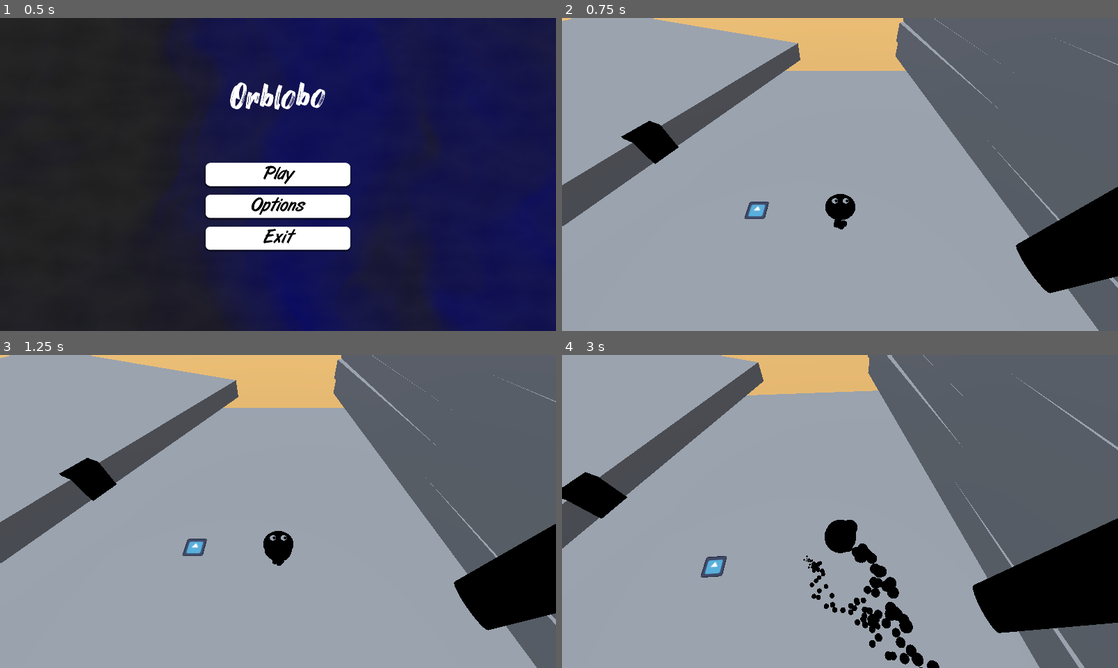
Above: before the commit, frames 1-4 (two rows, left to right).
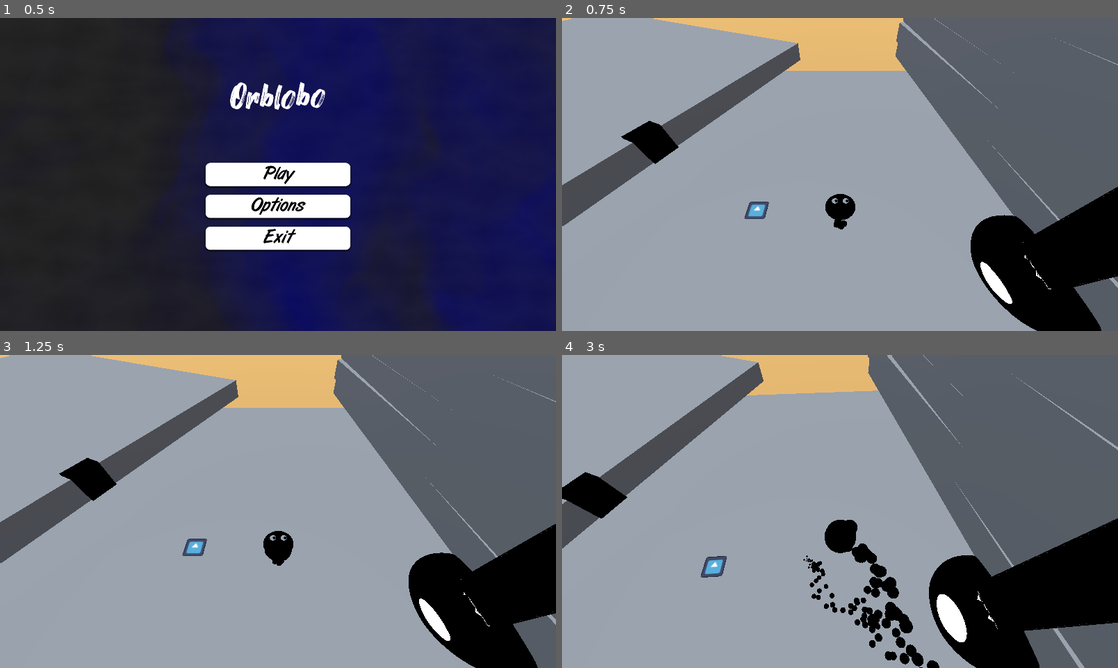
Above: after the commit, the same moments.

Repository: fossinating/trianglegamejam
Game: Godot game, scene res://levels/MainMenu.tscn
Two runs of this game, one before a commit and one after it. Both use one fixed random seed, a clock stepped at 60 frames per second and the inputs below. The engine's default icon, where the game draws it, is replaced by a stand-in: a white triangle on a blue panel in a dark square.
Inputs (mouse positions are in pixels of both pictures, inside the frame that each line leads up to):
- Up to frame 1 (0.5 s): no input
- Up to frame 2 (0.75 s): click "Play" at 0.5 s
- Up to frame 3 (1.25 s): no input
- Up to frame 4 (3 s): move the mouse to (962, 495) at 1.27 s; hold D (move_right) 1.28-2.03 s; tap Down (cam_down) at 1.35 s; click (962, 495) at 1.42 s; tap Space (jump) at 1.52, 2.27 s; move the mouse to (812, 511) at 2.02 s; hold W (move_up) from 2.03 s (still down); tap Left (cam_left) at 2.1 s; move the mouse to (851, 505) at 2.77 s; tap Right (cam_right) at 2.85 s

Frame 1 is identical in both runs. In frame 2, 4.1% of the frame differs, in the area x 73-100%, y 55-100%; in frame 3, 4.0%; in frame 4, 3.7%.

Commit message:
Improve Inkfall Shader again, add vertex movement

Diff:
--- a/entities/map elements/inkfall.tscn
+++ b/entities/map elements/inkfall.tscn
@@ -38,3 +38,10 @@
 radial_segments = 48
 rings = 24
 material = ExtResource("1_t4dnk")
+
+[node name="CSGSphere3D2" type="CSGSphere3D" parent="CSGCombiner3D"]
+transform = Transform3D(1, 0, 0, 0, 0.15, 0, 0, 0, 1, 0, -0.5, 0)
+radius = 1.5
+radial_segments = 48
+rings = 24
+material = ExtResource("1_t4dnk")
--- a/entities/props/shaders/scriptsAndDebug/fluidInBottle.gdshader
+++ b/entities/props/shaders/scriptsAndDebug/fluidInBottle.gdshader
@@ -1,20 +1,20 @@
 shader_type spatial;
 render_mode blend_mix, depth_draw_never, unshaded, cull_disabled;
 
-uniform vec3 baseColor : source_color;
-uniform float heightBias: hint_range(-3.0, 3.0, 0.01);
-uniform float heightCutoff: hint_range(-3.0, 3.0, 0.01);
+uniform vec3 baseColor : source_color = vec3(0.0, 0.0, 0.0);
+uniform float heightBias: hint_range(-3.0, 3.0, 0.01) = 1.0;
+uniform float heightCutoff: hint_range(-3.0, 3.0, 0.01) = 0.52;
 
 varying vec3 topVertex;
 varying vec3 world_position;
 
-uniform float speed;
-uniform float frequency;
-uniform float amplitude;
+uniform float speed = 3.0;
+uniform float frequency = 4.0;
+uniform float amplitude = 0.05;
 
-uniform float specular_power;
-uniform float specular_strength;
-uniform vec3 specular_color : source_color;
+uniform float specular_power = 1.0;
+uniform float specular_strength = 10000.0;
+uniform vec3 specular_color : source_color = vec3(0.0, 0.0, 0.0);
 
 void vertex() {
 	world_position = (MODEL_MATRIX * vec4(VERTEX, 1.0)).xyz;
--- a/levels/mat_inkfall_quantized.tres
+++ b/levels/mat_inkfall_quantized.tres
@@ -1,7 +1,24 @@
-[gd_resource type="ShaderMaterial" load_steps=2 format=3 uid="uid://b831uoslh0cxu"]
+[gd_resource type="ShaderMaterial" load_steps=4 format=3 uid="uid://b831uoslh0cxu"]
 
 [ext_resource type="Shader" path="res://levels/mat_inkfall_shader.gdshader" id="1_73fif"]
+
+[sub_resource type="Gradient" id="Gradient_ywhpf"]
+offsets = PackedFloat32Array(0.122951, 0.516393)
+
+[sub_resource type="GradientTexture1D" id="GradientTexture1D_ara0y"]
+gradient = SubResource("Gradient_ywhpf")
 
 [resource]
 render_priority = 0
 shader = ExtResource("1_73fif")
+shader_parameter/baseColor = Vector3(0, 0, 0)
+shader_parameter/specular_power = 1.0
+shader_parameter/specular_strength = 100000.0
+shader_parameter/specular_size = 3.0
+shader_parameter/specular_color = Vector3(1, 1, 1)
+shader_parameter/heightBias = 1.0
+shader_parameter/heightCutoff = 0.52
+shader_parameter/speed = 3.0
+shader_parameter/frequency = 3.0
+shader_parameter/amplitude = 0.03
+shader_parameter/fresnel_gradient = SubResource("GradientTexture1D_ara0y")
--- a/levels/mat_inkfall_shader.gdshader
+++ b/levels/mat_inkfall_shader.gdshader
@@ -1,8 +1,45 @@
 shader_type spatial;
 render_mode blend_mix, diffuse_toon, specular_toon;
 
+uniform vec3 baseColor = vec3(0.0, 0.0, 0.0);
+
+uniform float specular_power = 1;
+uniform float specular_strength = 100000;
+uniform float specular_size = 3;
+uniform vec3 specular_color = vec3(1.0, 1.0, 1.0);
+
+uniform sampler2D fresnel_gradient;
+
+uniform float heightBias: hint_range(-3.0, 3.0, 0.01) = 1.0;
+uniform float heightCutoff: hint_range(-3.0, 3.0, 0.01) = 0.52;
+
+varying vec3 topVertex;
+varying vec3 world_position;
+
+uniform float speed = 3;
+uniform float frequency = 3;
+uniform float amplitude = 0.03;
+
+void vertex() {
+	world_position = (MODEL_MATRIX * vec4(VERTEX, 1.0)).xyz;
+	vec3 world_pos = (INV_VIEW_MATRIX * vec4(VERTEX, 1.0)).xyz;
+	vec3 obj_pos = (inverse(MODEL_MATRIX) * vec4(world_pos, 1.0)).xyz;
+
+	vec3 fixedNorm = (MODEL_NORMAL_MATRIX * VERTEX).xyz ;
+	topVertex = clamp(fixedNorm,-10.0,10.0) * heightBias;
+
+	//vec3 worldTopVertex = world_position + vec3(0.0, sin(world_pos.y * frequency + TIME*speed)*amplitude*clamp(topVertex.y-0.1,0.0,1.0),0.0);
+	vec3 worldTopVertex = world_position + vec3(0.0, sin(world_pos.y * frequency + TIME*speed)*amplitude*clamp(1.0,0.0,1.0),0.0);
+	VERTEX = (inverse(MODEL_MATRIX) * vec4(worldTopVertex, 1.0)).xyz;
+}
+
 void fragment() {
-	ALBEDO = vec3(0.0, 0.0, 0.0);
+	ALBEDO = baseColor;
+	SPECULAR = 0.0;
+}
+
+float fresnel(float amount, vec3 normal, vec3 view){
+	return pow((1.0 - clamp(dot(normalize(normal), normalize(view)), 0.0, 1.0 )), amount);
 }
 
 float D_GGX(float cos_theta_m, float alpha)
@@ -33,8 +70,16 @@
 }
 
 void light() {
+	float attenuation = smoothstep(0.2, 0.25, ATTENUATION);
+
+	vec3 addedCam = normalize(VIEW + LIGHT);
+	float vDotL = clamp(dot(NORMAL, addedCam), 0.0, 1.0);
+     // using custom attenuation for specular highlights
+	vDotL = pow(vDotL * attenuation, 120)*specular_size;
+	vDotL = smoothstep(0.8, 0.81, vDotL);
+
 	float NdotL = max(dot(NORMAL, LIGHT), 0.0);
-	DIFFUSE_LIGHT += step(0.5, clamp(dot(NORMAL, LIGHT), 0.0, 1.0) * ATTENUATION * LIGHT_COLOR);
+	DIFFUSE_LIGHT += step(0.5, clamp(dot(NORMAL, LIGHT), 0.0, 1.0) * attenuation * LIGHT_COLOR);
 
 	vec3 halfway = normalize(VIEW + LIGHT);
 	float NdotH = max(dot(NORMAL, halfway), 0.0);
@@ -53,18 +98,23 @@
 
 	float specular_blob_intensity = .25;
 
-	if (length(specular_brdf_NL * LIGHT_COLOR * specular_blob_intensity * ATTENUATION) < 0.003)
-	{
-		SPECULAR_LIGHT += 0.0;
+	float specular = pow(vDotL, specular_power) * specular_strength;
+	if(specular>0.005){
+		SPECULAR_LIGHT += specular_color.rgb;
 	}
-	else if (length(specular_brdf_NL * LIGHT_COLOR * specular_blob_intensity * ATTENUATION) > 0.01)
-	{
-		SPECULAR_LIGHT += 1.0;
-	}
-	else
-	{
-		SPECULAR_LIGHT += specular_brdf_NL * LIGHT_COLOR * specular_blob_intensity * ATTENUATION * .5;
-	}
+
+	//if (length(specular_brdf_NL * LIGHT_COLOR * specular_blob_intensity * attenuation) < 0.003)
+	//{
+		//SPECULAR_LIGHT += 0.0;
+	//}
+	//else if (length(specular_brdf_NL * LIGHT_COLOR * specular_blob_intensity * attenuation) > 0.01)
+	//{
+		//SPECULAR_LIGHT += 1.0;
+	//}
+	//else
+	//{
+		//SPECULAR_LIGHT += specular_brdf_NL * LIGHT_COLOR * specular_blob_intensity * attenuation * .5;
+	//}
 
 	//SPECULAR_LIGHT += step(0.005, specular_brdf_NL * LIGHT_COLOR * specular_blob_intensity * ATTENUATION);
 }
--- a/levels/shderAndModelTest.tscn
+++ b/levels/shderAndModelTest.tscn
@@ -173,7 +173,7 @@
 fov = 53.4375
 
 [node name="filledInkBottleWithCorkV2" parent="." instance=ExtResource("4_qsmfa")]
-transform = Transform3D(-0.643516, -0.0223524, 0.765108, 0.00905775, 0.999281, 0.0368124, -0.765382, 0.0306194, -0.642852, -0.125243, 5.88301, 9.62588)
+transform = Transform3D(-0.643637, -0.0217739, 0.765023, 0.00907903, 0.999308, 0.0360809, -0.76528, 0.0301685, -0.642994, -0.125243, 5.88301, 9.62588)
 
 [node name="Circle_001" parent="filledInkBottleWithCorkV2" index="0"]
 transform = Transform3D(1, 0, 0, 0, 1, 0, 0, 0, 1, 0.0458458, 4.35454, -0.113482)
Not shown: 1 places in levels/shderAndModelTest.tscn that only renumber resources
